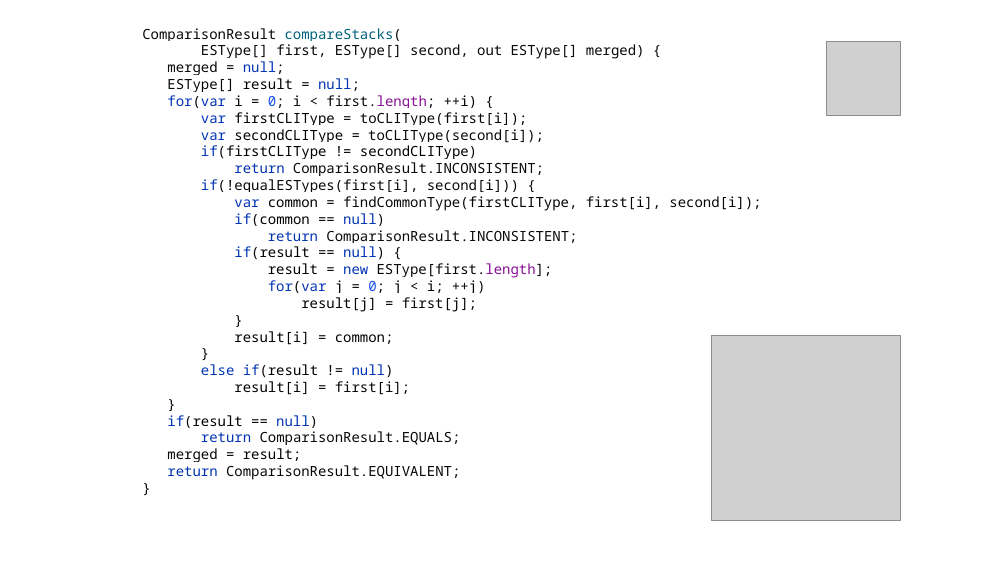
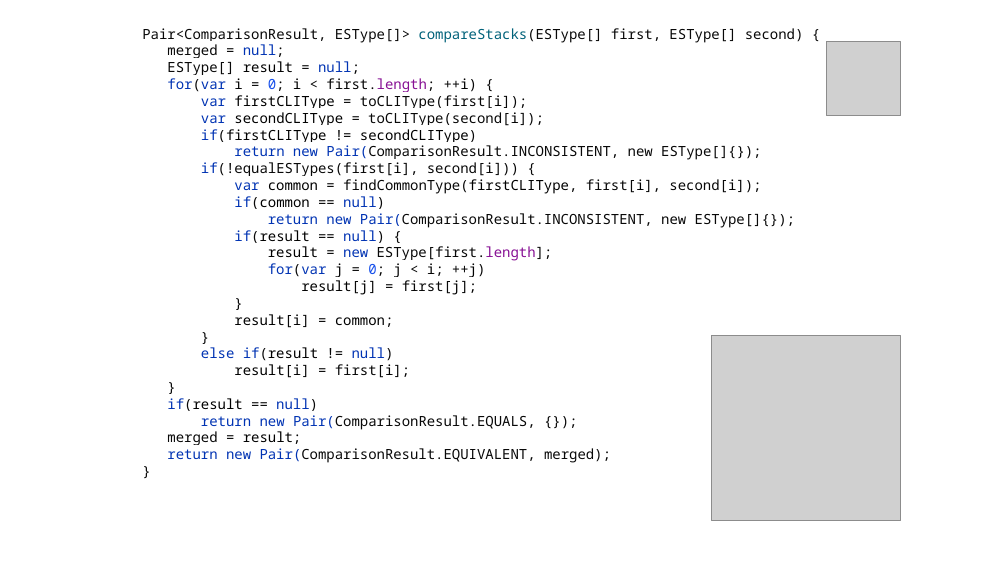
Before and after one commit to kontur-courses/clean-code, a slide deck: slide 50 of clean-code-java.pptx. Drawn at 1008x567 pixels with LibreOffice and Linux fonts; fonts in the diff are those of the drawing; grey boxes stand for pictures. Boxes give left, top, right and bottom in pixels: in the first picture for what was removed or moved away, otherwise in the second. Text is boxed around its words. In the diff, an @@ line names an element or a change of style, - is before the commit and + after.

```diff
--- a/clean-code-java.pptx
+++ b/clean-code-java.pptx
@@ text at (142,28,804,43): text changed @@
-ComparisonResult compareStacks(
-ESType[] first, ESType[] second, out ESType[] merged) {
+Pair<ComparisonResult, ESType[]> compareStacks(ESType[] first, ESType[] second) {
@@ text at (234,145,761,160): text changed @@
-return ComparisonResult.INCONSISTENT;
+return new Pair(ComparisonResult.INCONSISTENT, new ESType[]{});
@@ text at (268,213,795,228): text changed @@
-return ComparisonResult.INCONSISTENT;
+return new Pair(ComparisonResult.INCONSISTENT, new ESType[]{});
@@ text at (201,415,536,430): text changed @@
-return ComparisonResult.EQUALS;
+return new Pair(ComparisonResult.EQUALS, {});
@@ text at (167,448,611,463): text changed @@
-return ComparisonResult.EQUIVALENT;
+return new Pair(ComparisonResult.EQUIVALENT, merged);
```
Also in this commit, not shown: 1 other slide changed, 3 other files.
